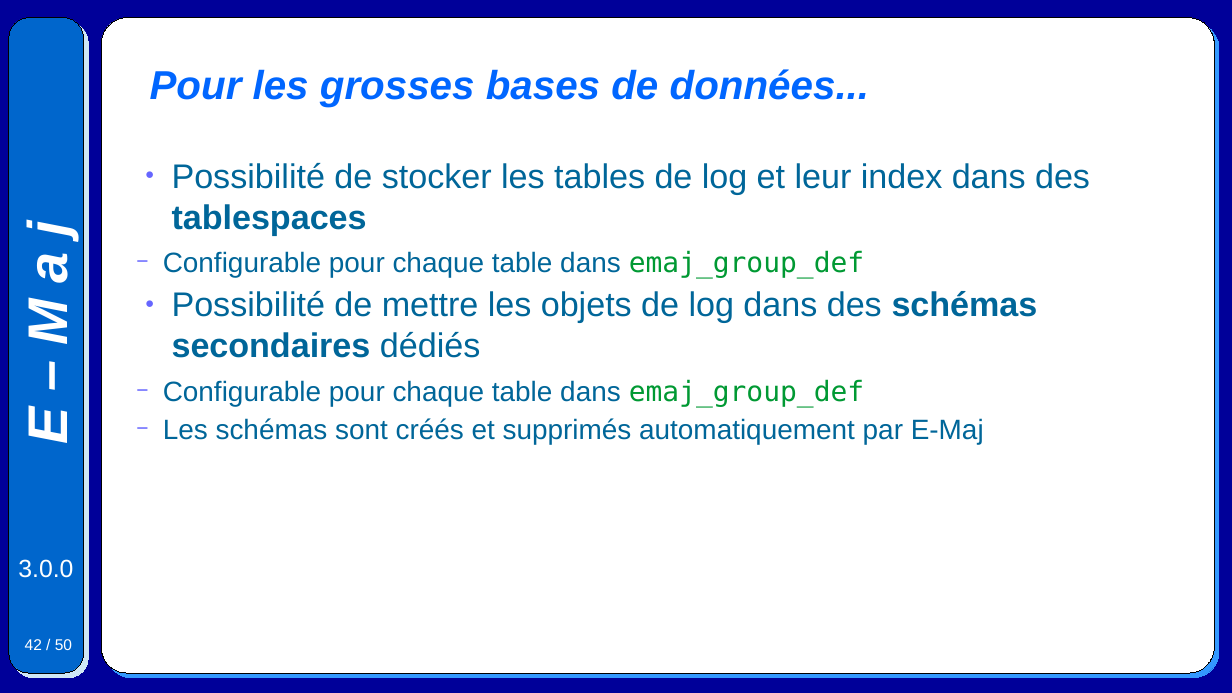
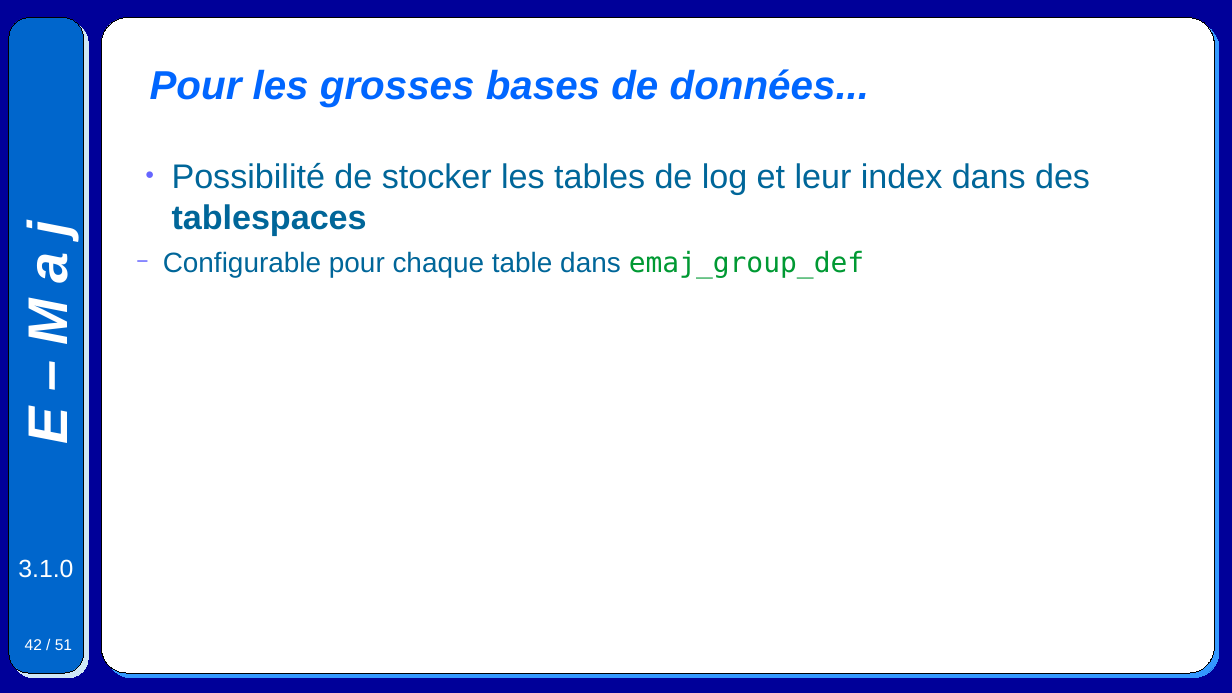
Before and after one commit to beaud76/emaj_doc, a slide deck: slide 42 of Emaj.devel_pres_fr.odp. Drawn at 1232x693 pixels with LibreOffice and Linux fonts; fonts in the diff are those of the drawing. Boxes give left, top, right and bottom in pixels: in the first picture for what was removed or moved away, otherwise in the second. Text is boxed around its words. In the diff, an @@ line names an element or a change of style, - is before the commit and + after.

```diff
--- a/Emaj.devel_pres_fr.odp
+++ b/Emaj.devel_pres_fr.odp
@@ text at [163, 291, 1038, 444]: paragraphs removed @@
-● Possibilité de mettre les objets de log dans des schémas secondaires dédiés
-  − Configurable pour chaque table dans emaj_group_def
-  − Les schémas sont créés et supprimés automatiquement par E-Maj
@@ text at [18, 559, 73, 578]: text changed @@
-3.0.0
+3.1.0
@@ page number at [25, 639, 72, 650]: text changed @@
-42 / 50
+42 / 51
```
Also in this commit, not shown: 49 other slides changed, 1 slide added, 6 other files.
